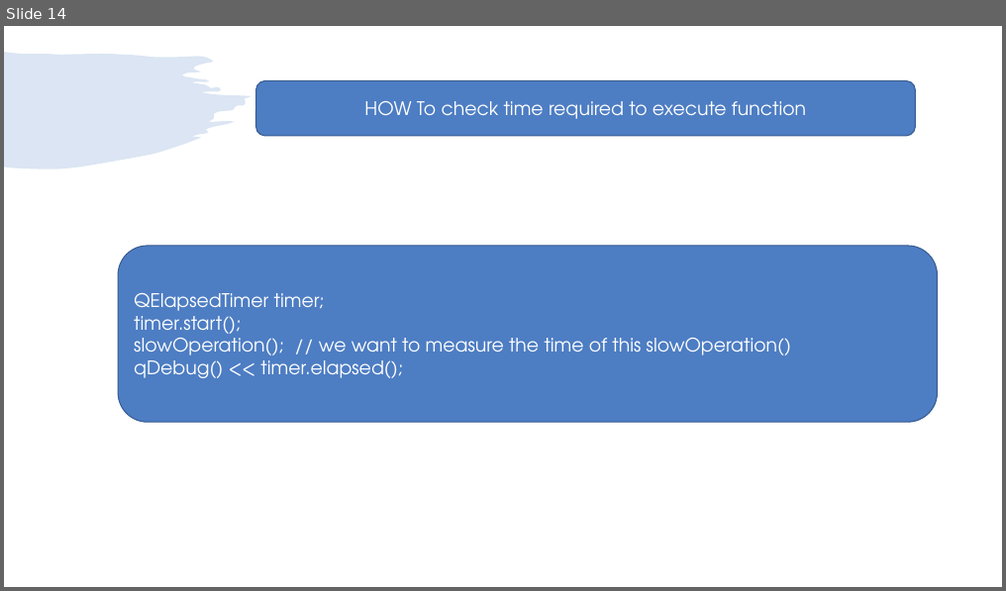
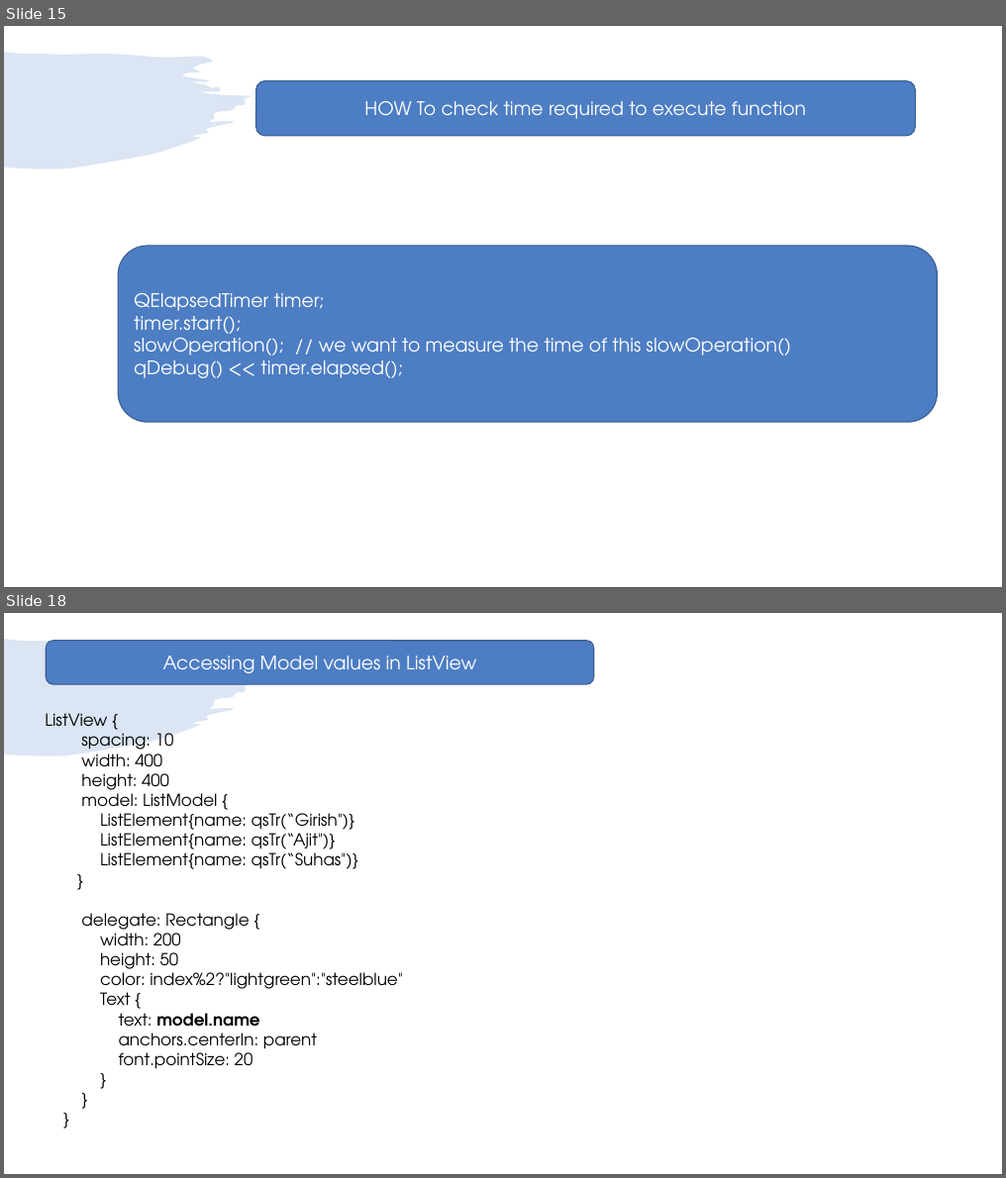
Before and after one commit to girishlande/QtProjects, a slide deck: learnings.pptx. Shown one above the other, each under a label of ours: slide 14 before the commit, slides 15 and 18 after it; the slides between them are not shown. The pictures are 1006x591 and 1006x1178 pixels, drawn with LibreOffice and Linux fonts; fonts in the diff are those of the drawing. Boxes give left, top, right and bottom in pixels: in the first picture for what was removed or moved away, otherwise in the second. Text is boxed around its words. In the diff, an @@ line names an element or a change of style, - is before the commit and + after.

```diff
--- a/learnings.pptx
+++ b/learnings.pptx
@@ slide 18 added at (x1=4, y1=613, x2=1002, y2=1174), background #FFFFFF; not listed: 1 template element that a slide beside it also shows @@
@@ rounded rectangle added at (x1=46, y1=641, x2=594, y2=685), fill #4D7DC3, outline #395C90 1 pt, 18 pt, text #FFFFFF @@
+Accessing Model values in ListView
@@ text added at (x1=45, y1=713, x2=403, y2=1069), 16 pt, text #000000 @@
+ListView {
+spacing: 10
+width: 400
+height: 400
+model: ListModel {
+ListElement{name: qsTr(“Girish")}
+ListElement{name: qsTr(“Ajit")}
+ListElement{name: qsTr(“Suhas")}
+}
+delegate: Rectangle {
+width: 200
+height: 50
+color: index%2?"lightgreen":"steelblue"
+Text {
+text: model.name
+anchors.centerIn: parent
+font.pointSize: 20
+}
+}
+}
@@ what was slide 14 is now slide 15 @@
```
Also in this commit, not shown: 10 slides changed, 15 other slides added.
